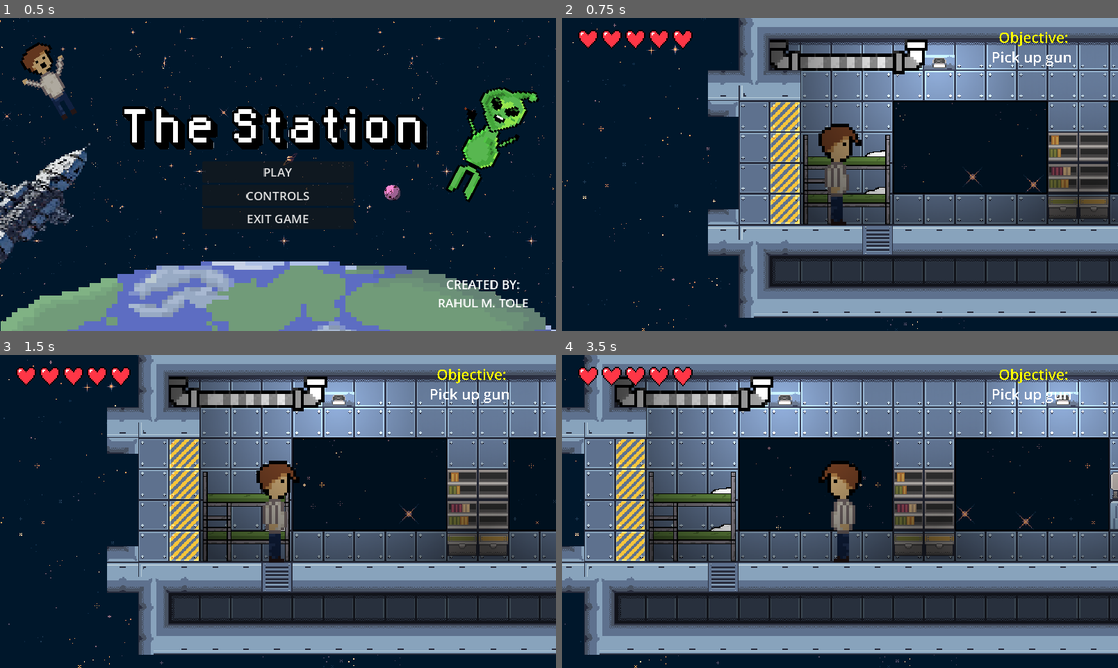
Above: before the commit, frames 1-4 (two rows, left to right).
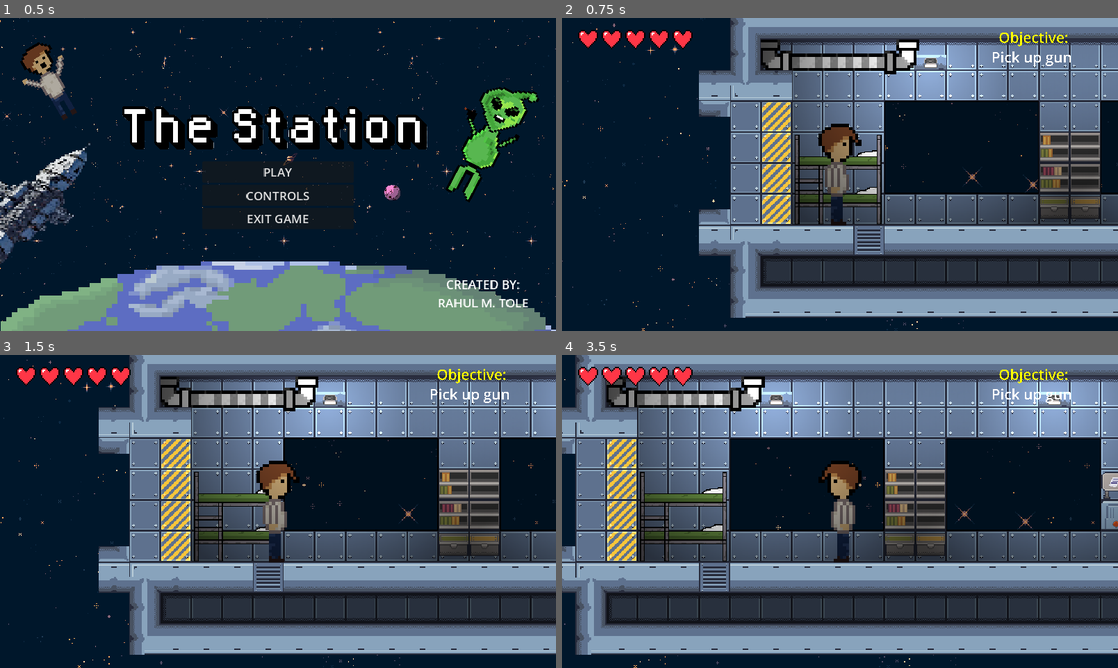
Above: after the commit, the same moments.

Repository: rahultole06/the-station
Game: Godot game, scene res://scenes/main_menu.tscn
The game is run twice, just before and just after one commit, with the same random seed, the same clock (stepped at 60 frames per second) and the same inputs.
Inputs:
- Up to frame 1 (0.5 s): no input
- Up to frame 2 (0.75 s): click "PLAY" at 0.5 s
- Up to frame 3 (1.5 s): hold D (right) from 1.28 s (still down); tap C (dodge) at 1.35 s
- Up to frame 4 (3.5 s): tap W (up) at 1.52, 2.27 s; tap E (interact) at 2.1 s; release D (right) at 2.78 s; hold A (left) from 2.78 s (still down); tap R (shoot) at 2.85 s

Frame 1 is identical in both runs. In frame 2, 17% of the frame differs, in the area x 0-100%, y 0-100%; in frame 3, 17%; in frame 4, 20%.

Commit message:
Minor boss attack fix

Diff:
--- a/scenes/main.tscn
+++ b/scenes/main.tscn
@@ -2229,7 +2229,7 @@
 
 [node name="CharacterBody2D" parent="SceneObjects/Characters" node_paths=PackedStringArray("health_bar", "shield_bar", "objectives") instance=ExtResource("5_wwtks")]
 unique_name_in_owner = true
-position = Vector2(1049, 778)
+position = Vector2(1058, 779)
 health_bar = [NodePath("../../../UI/HealthPanel/HBoxContainer/Heart"), NodePath("../../../UI/HealthPanel/HBoxContainer/ …(183 unchanged characters)…
 shield_bar = [NodePath("../../../UI/ShieldPanel/HBoxContainer/Shield"), NodePath("../../../UI/ShieldPanel/HBoxContainer …(188 unchanged characters)…
 objectives = [NodePath("../../../UI/ObjectivePanel/SmallGunLabel"), NodePath("../../../UI/ObjectivePanel/GoUpLabel"), N …(215 unchanged characters)…
--- a/scripts/boss.gd
+++ b/scripts/boss.gd
@@ -74,7 +74,7 @@
 	engage = inLineOfSight and distance_to_player > min_proximity  # Engage only if outside the safe zone
 
 	# Check if the player is in proximity
-	var inProximity = abs(character_body_2d.position.x - position.x) <= 100
+	var inProximity = abs(character_body_2d.position.x - position.x) <= 110
 
 	var outOfBounds = position.x >= 2725 # keep alien within bounds
 	if outOfBounds:
